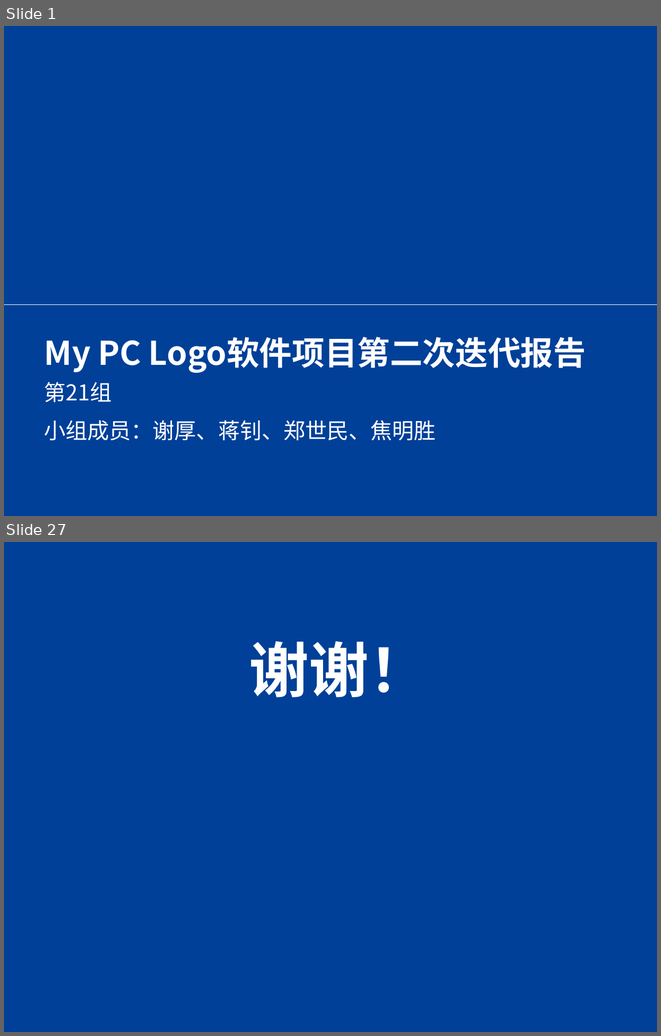
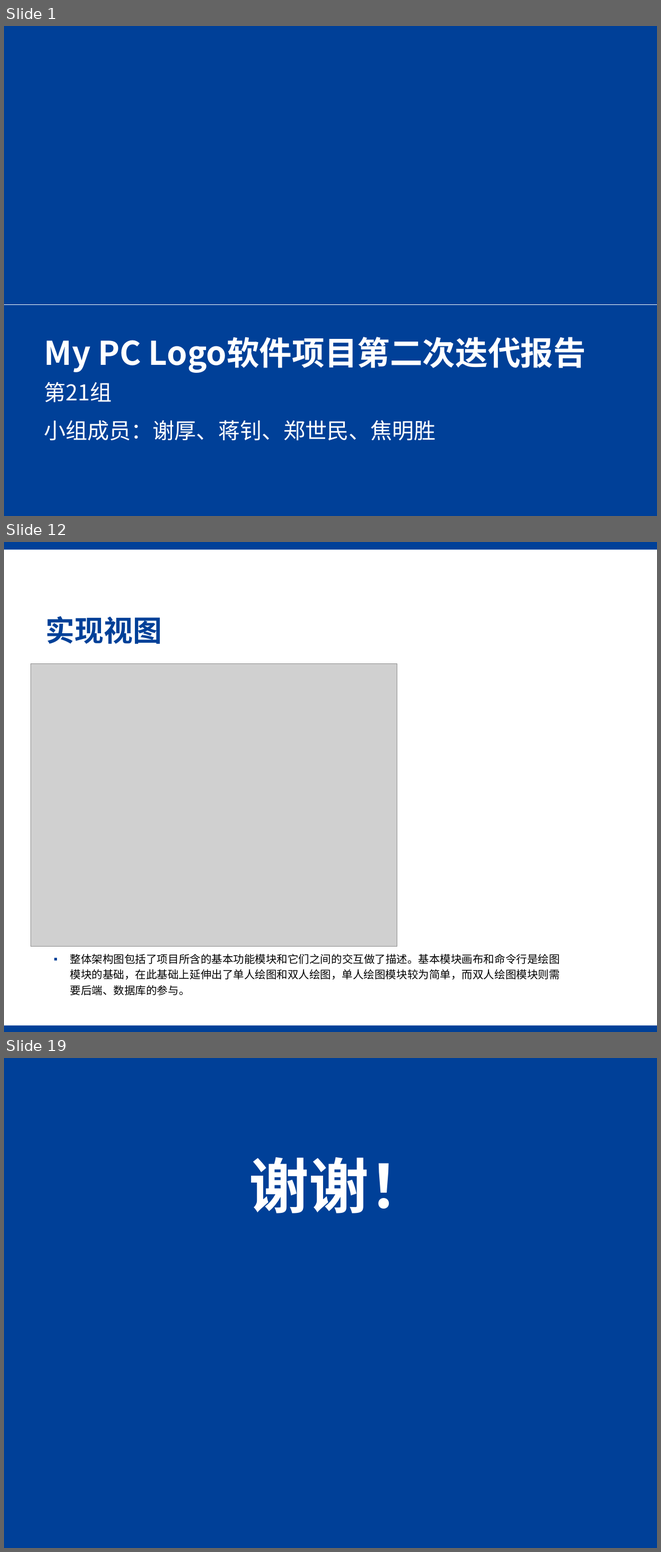
Before and after one commit to SJTU-SEP-21/SEP-21, a slide deck: TecPrototype/文档/迭代二答辩.pptx. Shown one above the other, each under a label of ours: slides 1 and 27 before the commit, slides 1, 12 and 19 after it; the slides between them are not shown. The pictures are 661x1036 and 661x1552 pixels, drawn with LibreOffice and Linux fonts; fonts in the diff are those of the drawing; grey boxes stand for pictures; background and template pictures are left out. Boxes give left, top, right and bottom in pixels: in the first picture for what was removed or moved away, otherwise in the second. Text is boxed around its words. In the diff, an @@ line names an element or a change of style, - is before the commit and + after.

```diff
--- a/TecPrototype/文档/迭代二答辩.pptx
+++ b/TecPrototype/文档/迭代二答辩.pptx
@@ slide 12 added at (4,542,657,1032), background #FFFFFF @@
@@ rectangle added at (4,542,657,550), fill #004098 @@
@@ title added at (46,616,162,644), 32 pt, text #004098, bold @@
+实现视图
@@ picture added at (31,664,397,947) @@
@@ text added at (70,953,560,995), 12 pt, text #000000 @@
+▪ 整体架构图包括了项目所含的基本功能模块和它们之间的交互做了描述。基本模块画布和命令行是绘图模块的基础，在此基础上延伸出了单人绘图和双人绘图，单人绘图模块较为简单，而双人绘图模块则需要后端、数据库的参与。
@@ rectangle added at (4,1025,657,1032), fill #004098 @@
@@ what was slide 27 is now slide 19 @@
```
Also in this commit, not shown: 8 slides changed, 8 other slides added, 17 slides removed, 10 other files.
